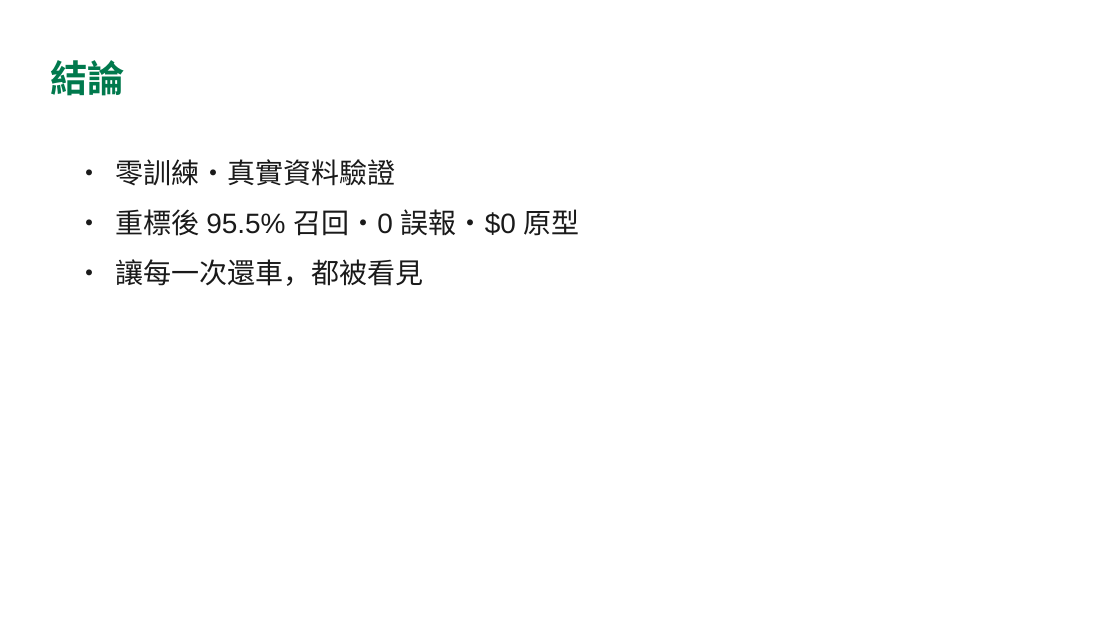
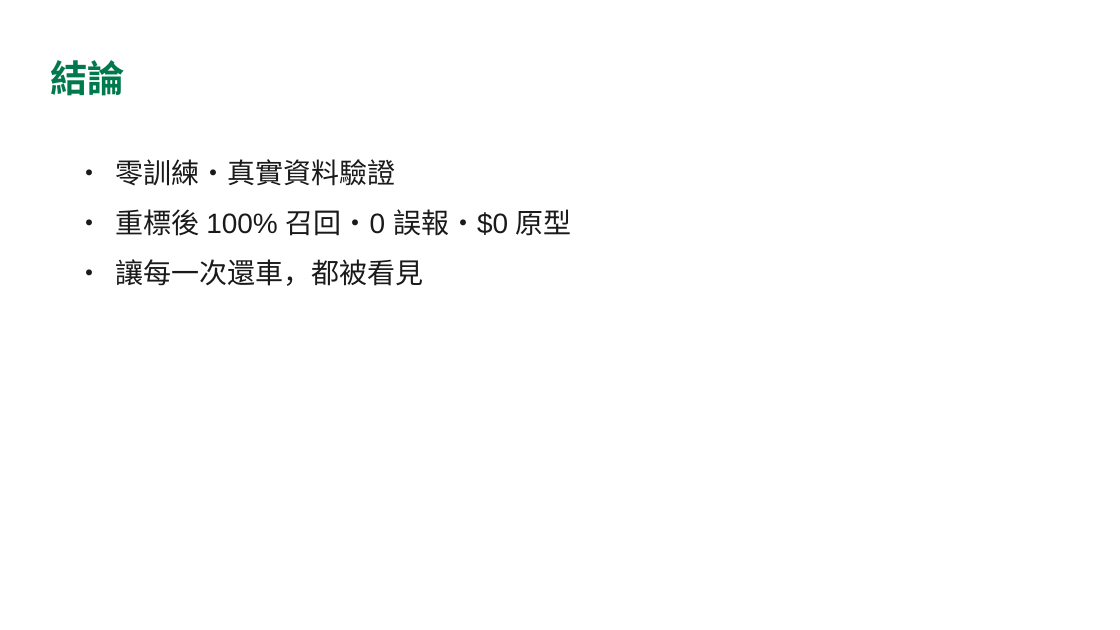
Before and after one commit to TimmyChen1110/iRent-AI, a slide deck: slide 14 of 環節二_還車影像AI辨識/Timmy_Project_Report/presentation.pptx. Drawn at 1120x630 pixels with LibreOffice and Linux fonts; fonts in the diff are those of the drawing. Boxes give left, top, right and bottom in pixels: in the first picture for what was removed or moved away, otherwise in the second. Text is boxed around its words. In the diff, an @@ line names an element or a change of style, - is before the commit and + after.

```diff
--- a/環節二_還車影像AI辨識/Timmy_Project_Report/presentation.pptx
+++ b/環節二_還車影像AI辨識/Timmy_Project_Report/presentation.pptx
@@ text at <box>116,209,572,236</box>: text changed @@
-• 重標後 95.5% 召回・0 誤報・$0 原型
+• 重標後 100% 召回・0 誤報・$0 原型
```
Also in this commit, not shown: 1 other slide changed, 13 other files.
